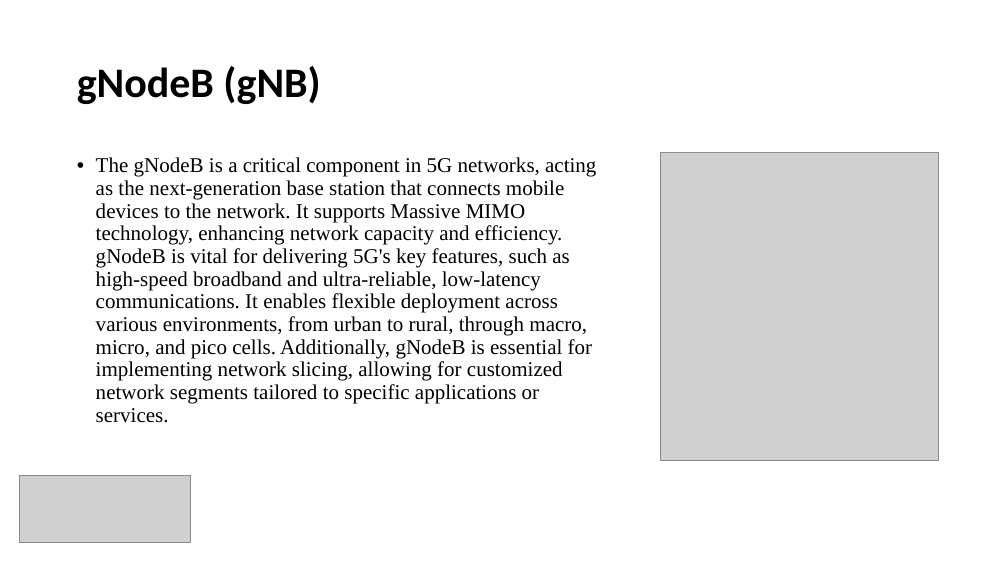
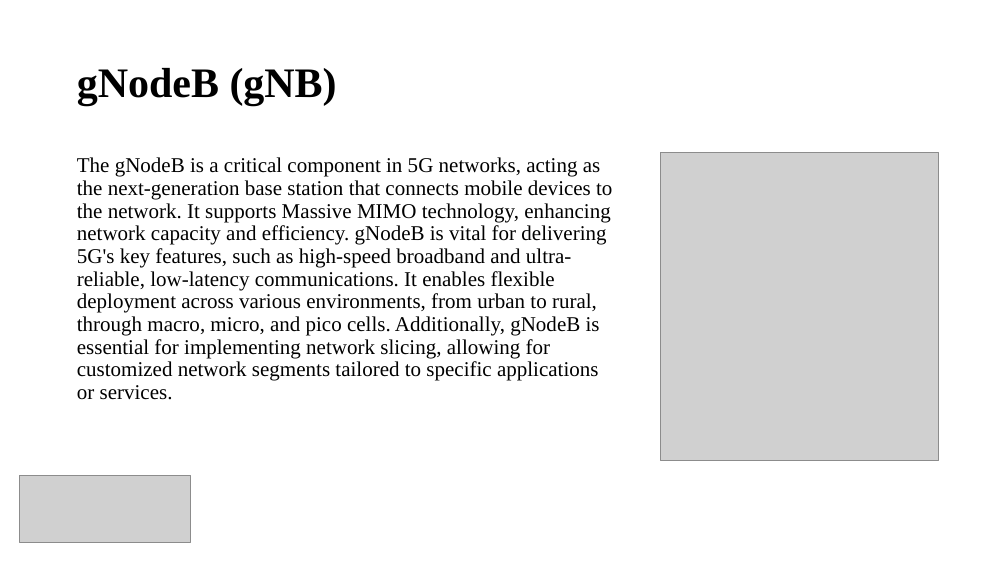
Before and after one commit to kushalprakash6/Standalone-5G-netowrk-simulation, a slide deck: slide 9 of Presentation/Presentation team_entropy.pptx. Drawn at 1008x567 pixels with LibreOffice and Linux fonts; fonts in the diff are those of the drawing; grey boxes stand for pictures. Boxes give left, top, right and bottom in pixels: in the first picture for what was removed or moved away, otherwise in the second. Text is boxed around its words. In the diff, an @@ line names an element or a change of style, - is before the commit and + after.

```diff
--- a/Presentation/Presentation team_entropy.pptx
+++ b/Presentation/Presentation team_entropy.pptx
@@ title "gNodeB (gNB)" at <box>77,68,337,105</box>: font Calibri to Times New Roman @@
@@ text "The gNodeB is a critical ..." at <box>77,157,612,400</box>: bullet • to none @@
```
Also in this commit, not shown: 16 other slides changed.
